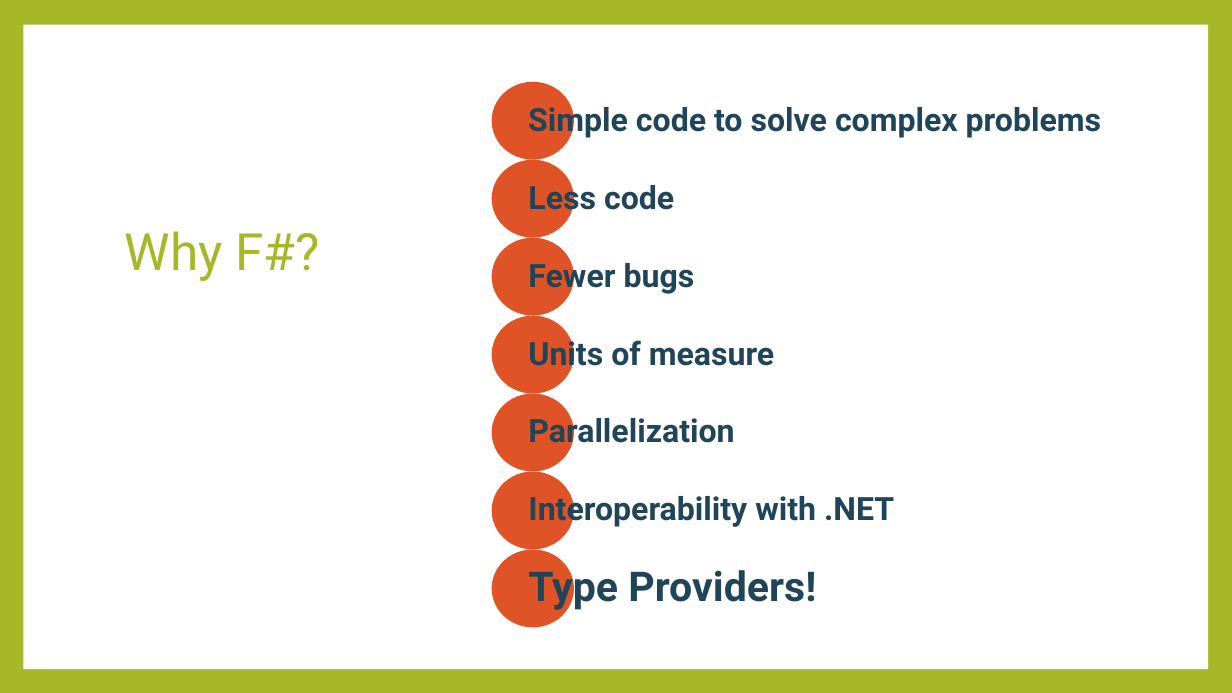
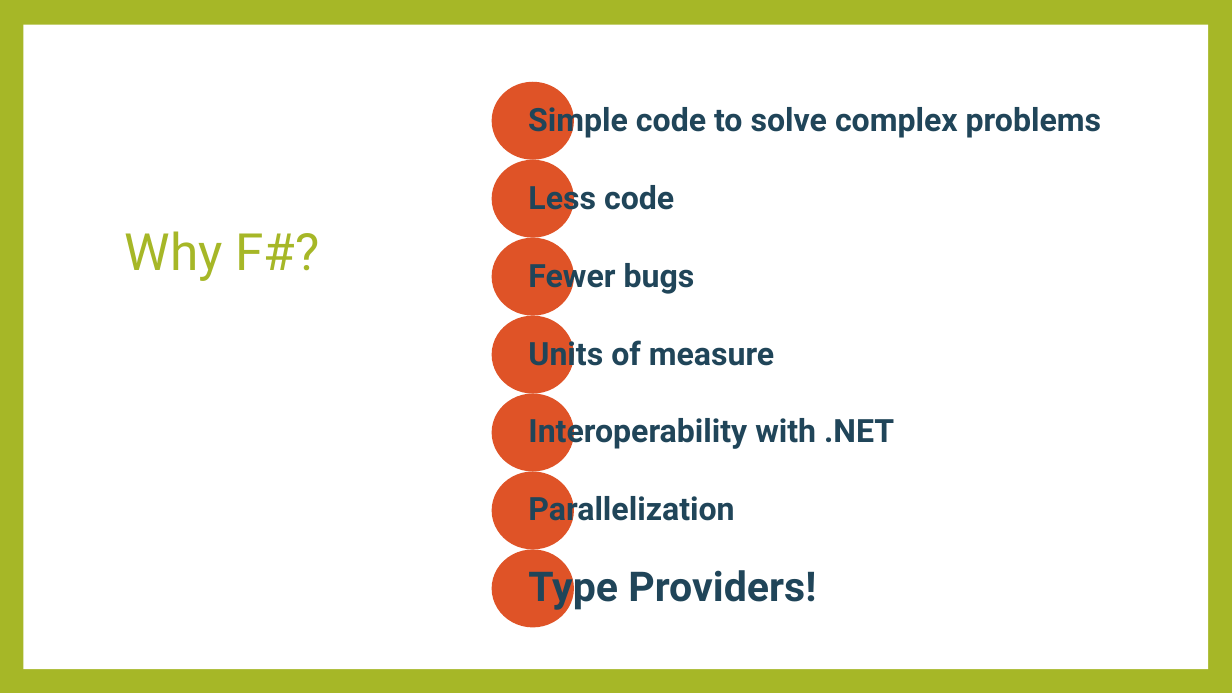
Before and after one commit to rachelblasucci/Current-Talks, a slide deck: slide 2 of Type Providers/Type Providers.pptx. Drawn at 1232x693 pixels with LibreOffice and Linux fonts; fonts in the diff are those of the drawing. Boxes give left, top, right and bottom in pixels: in the first picture for what was removed or moved away, otherwise in the second. Text is boxed around its words. In the diff, an @@ line names an element or a change of style, - is before the commit and + after.

```diff
--- a/Type Providers/Type Providers.pptx
+++ b/Type Providers/Type Providers.pptx
@@ text "Interoperability with .NET": place and size @@
-text "Interoperability with .NET" at bbox=[528, 491, 894, 528]
+text "Interoperability with .NET" at bbox=[528, 413, 894, 450]
@@ text "Parallelization": place and size @@
-text "Parallelization" at bbox=[528, 413, 734, 450]
+text "Parallelization" at bbox=[528, 491, 734, 528]
```
Also in this commit, not shown: 1 other file.
